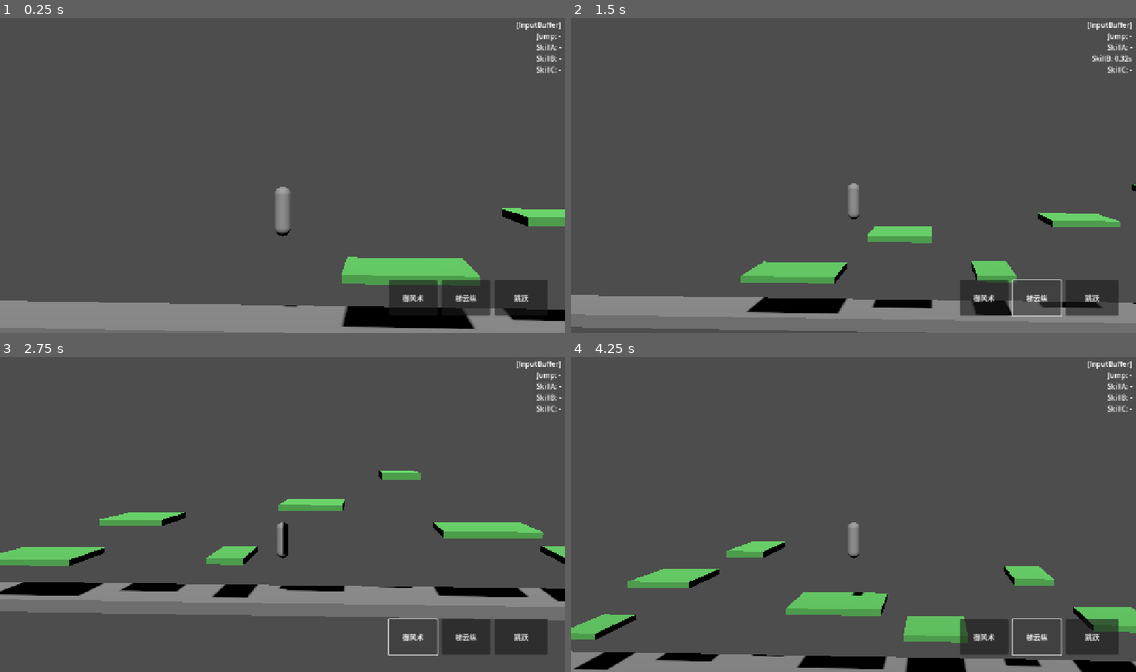
Above: before the commit, frames 1-4 (two rows, left to right).
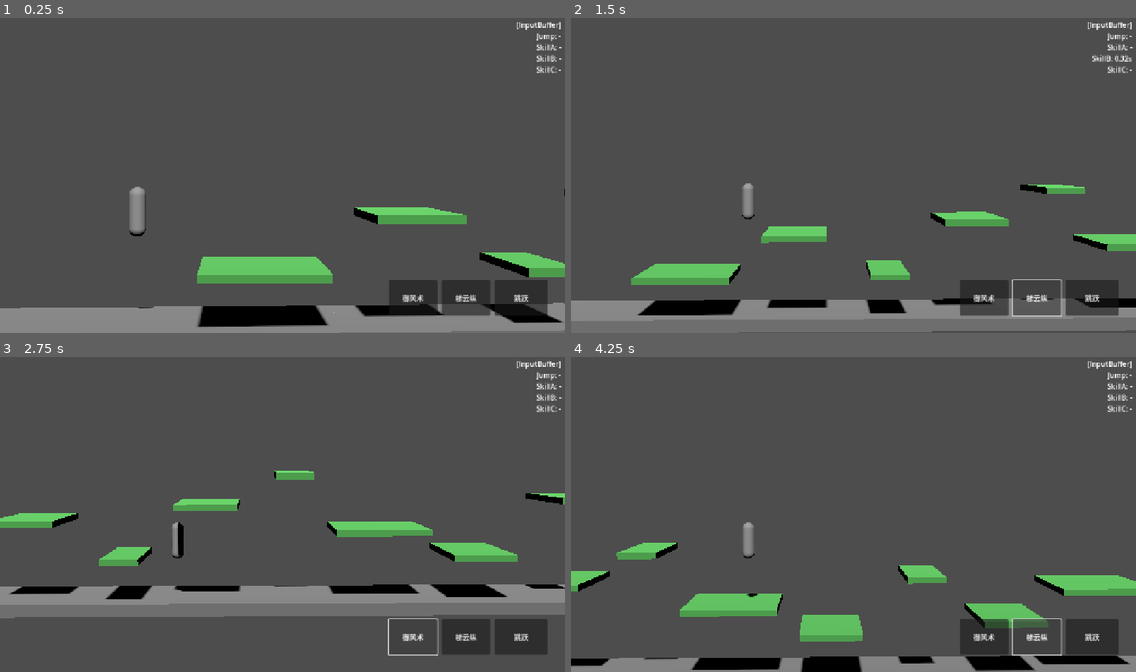
Above: after the commit, the same moments.

Repository: KStar001/GodotFly2
Game: Godot game, scene res://02scene/stage_001.tscn
Same seed, same stepped clock (60 frames per second), same inputs: the game is played once before the commit and once after it.
Inputs:
- Up to frame 1 (0.25 s): no input
- Up to frame 2 (1.5 s): click "跳跃" at 0.5 s; click "梯云纵" at 1.25 s
- Up to frame 3 (2.75 s): click "御风术" at 2 s
- Up to frame 4 (4.25 s): click "跳跃" at 2.75 s; click "梯云纵" at 3.5 s

The runs differ from the first frame. In frame 1, 11% of the frame differs, in the area x 0-100%, y 53-100%; in frame 2, 11%; in frame 3, 11%; in frame 4, 14%, in the area x 0-100%, y 52-100%.

Commit message:
摄像机

Diff:
--- a/01code/KsCamera.gd
+++ b/01code/KsCamera.gd
@@ -30,5 +30,5 @@
 	)
 	global_position = global_position.lerp(DestPos, ConfigFollowSpeed * delta)
 	# 看向玩家躯干位置
-	look_at(Vector3(PlayerPos.x, PlayerPos.y + ConfigLookAtOffsetY, PlayerPos.z), Vector3.UP)
+	look_at(Vector3(PlayerPos.x + ConfigOffsetX, PlayerPos.y + ConfigLookAtOffsetY, PlayerPos.z), Vector3.UP)
 #---------------------------------------------------------------------------------------------------
--- a/02scene/spike_001.tscn
+++ b/02scene/spike_001.tscn
@@ -39,7 +39,6 @@
 amount = 16
 lifetime = 0.8
 process_material = SubResource("ParticleMat_warn")
-draw_passes = 1
 draw_pass_1 = SubResource("SphereMesh_particle")
 
 [connection signal="body_entered" from="HitBox" to="." method="_on_HitBox_body_entered"]
